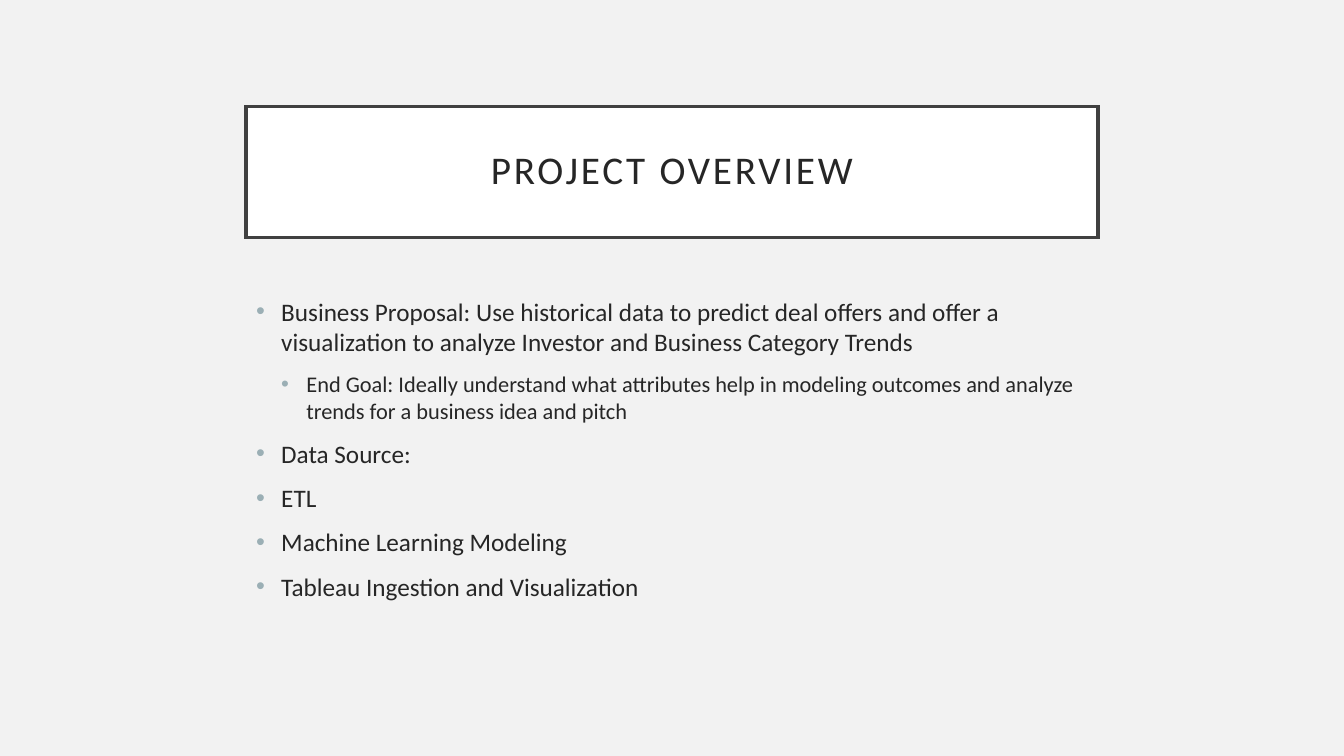
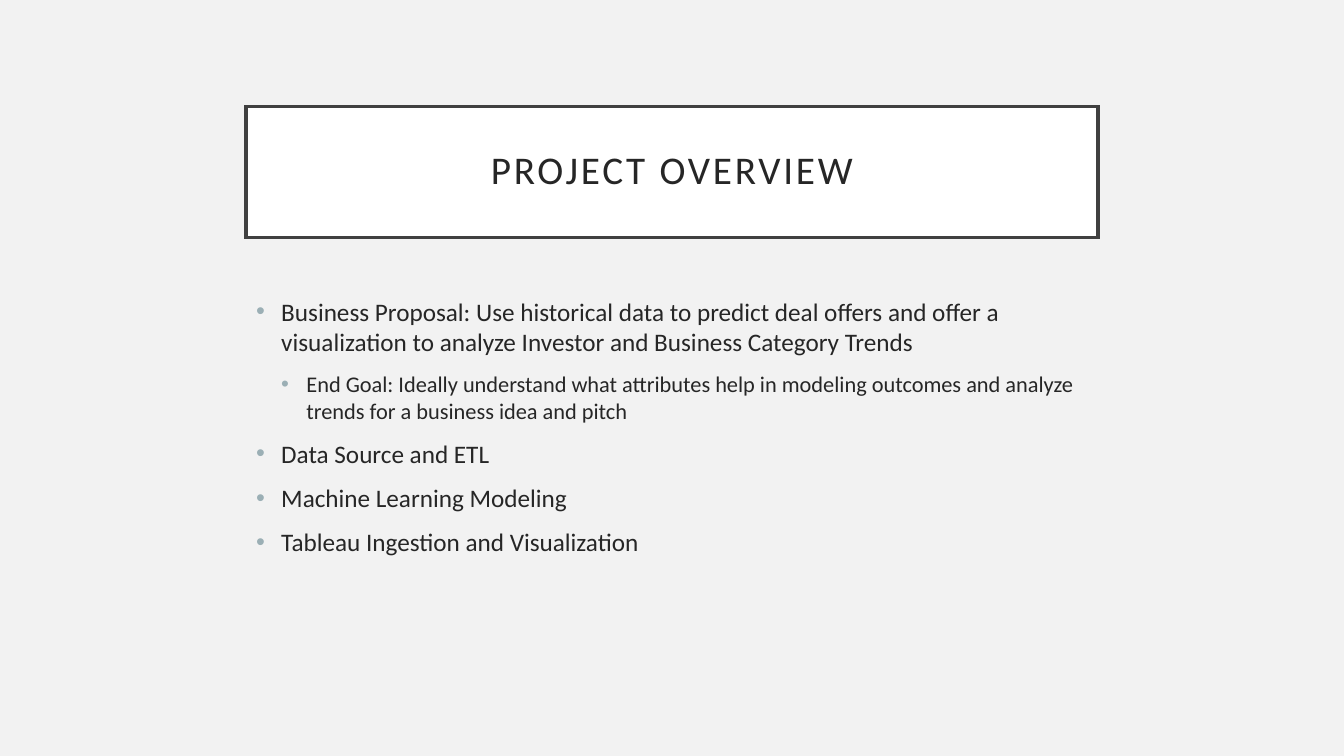
Before and after one commit to j-fair/FinalProject-Sharktank, a slide deck: slide 2 of Final Presentation - Slides v2.pptx. Drawn at 1344x756 pixels with LibreOffice and Linux fonts; fonts in the diff are those of the drawing. Boxes give left, top, right and bottom in pixels: in the first picture for what was removed or moved away, otherwise in the second. Text is boxed around its words. In the diff, an @@ line names an element or a change of style, - is before the commit and + after.

```diff
--- a/Final Presentation - Slides v2.pptx
+++ b/Final Presentation - Slides v2.pptx
@@ text at <box>281,445,489,463</box>: text changed @@
-• Data Source:
-• ETL
+• Data Source and ETL
```
Also in this commit, not shown: 1 other slide changed, 1 other file.
